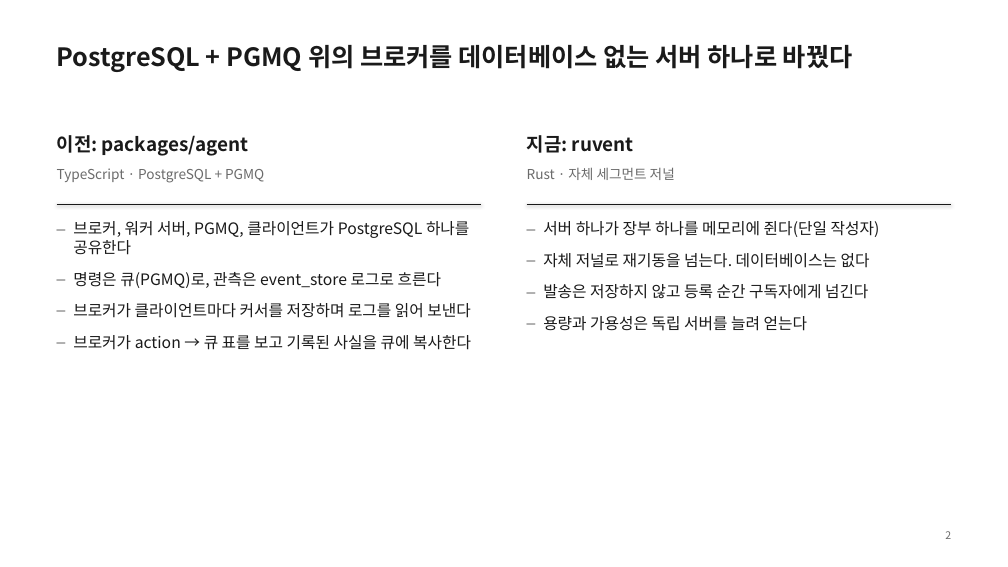
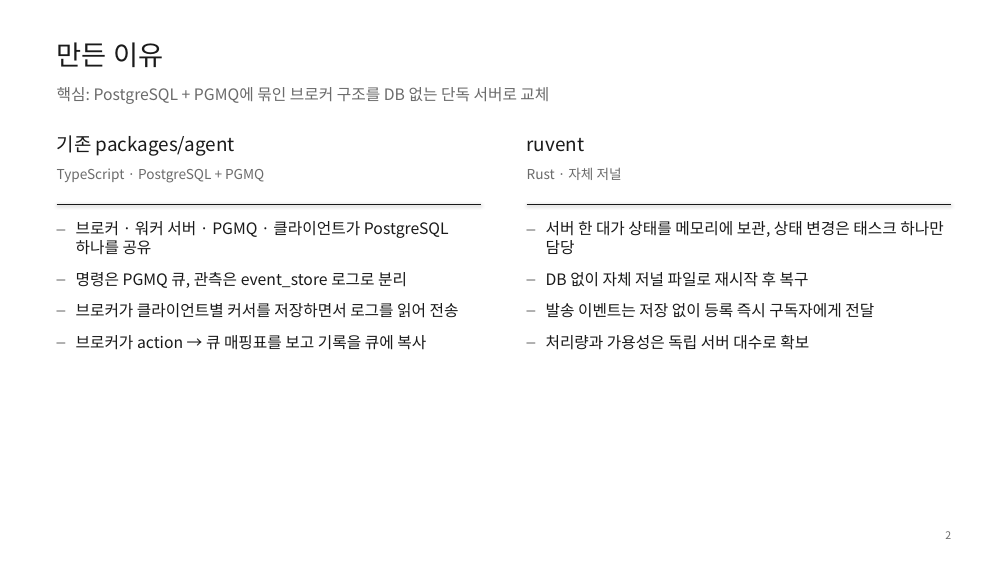
Before and after one commit to hikaMaeng/ruvent, a slide deck: slide 2 of docs/intro/ruvent-intro.pptx. Drawn at 1008x567 pixels with LibreOffice and Linux fonts; fonts in the diff are those of the drawing. Boxes give left, top, right and bottom in pixels: in the first picture for what was removed or moved away, otherwise in the second. Text is boxed around its words. In the diff, an @@ line names an element or a change of style, - is before the commit and + after.

```diff
--- a/docs/intro/ruvent-intro.pptx
+++ b/docs/intro/ruvent-intro.pptx
@@ text added at [57, 42, 163, 67], 26 pt, text #1A1A1A @@
+만든 이유
@@ text at [57, 87, 549, 104]: text changed; size 24 to 15 pt; text colour #1A1A1A to #6B6B6B; bold off @@
-PostgreSQL + PGMQ 위의 브로커를 데이터베이스 없는 서버 하나로 바꿨다
+핵심: PostgreSQL + PGMQ에 묶인 브로커 구조를 DB 없는 단독 서버로 교체
@@ text at [57, 135, 235, 156]: text changed; bold off @@
-이전: packages/agent
+기존 packages/agent
@@ text at [527, 138, 585, 152]: text changed; bold off @@
-지금: ruvent
+ruvent
@@ text at [527, 168, 622, 180]: text changed @@
-Rust · 자체 세그먼트 저널
+Rust · 자체 저널
@@ text at [76, 221, 459, 350]: text changed @@
-– 브로커, 워커 서버, PGMQ, 클라이언트가 PostgreSQL 하나를 공유한다
-– 명령은 큐(PGMQ)로, 관측은 event_store 로그로 흐른다
-– 브로커가 클라이언트마다 커서를 저장하며 로그를 읽어 보낸다
-– 브로커가 action → 큐 표를 보고 기록된 사실을 큐에 복사한다
+– 브로커 · 워커 서버 · PGMQ · 클라이언트가 PostgreSQL 하나를 공유
+– 명령은 PGMQ 큐, 관측은 event_store 로그로 분리
+– 브로커가 클라이언트별 커서를 저장하면서 로그를 읽어 전송
+– 브로커가 action → 큐 매핑표를 보고 기록을 큐에 복사
@@ text at [546, 221, 943, 350]: text changed @@
-– 서버 하나가 장부 하나를 메모리에 쥔다(단일 작성자)
-– 자체 저널로 재기동을 넘는다. 데이터베이스는 없다
-– 발송은 저장하지 않고 등록 순간 구독자에게 넘긴다
-– 용량과 가용성은 독립 서버를 늘려 얻는다
+– 서버 한 대가 상태를 메모리에 보관, 상태 변경은 태스크 하나만 담당
+– DB 없이 자체 저널 파일로 재시작 후 복구
+– 발송 이벤트는 저장 없이 등록 즉시 구독자에게 전달
+– 처리량과 가용성은 독립 서버 대수로 확보
```
Also in this commit, not shown: 17 other slides changed, 2 other files.
